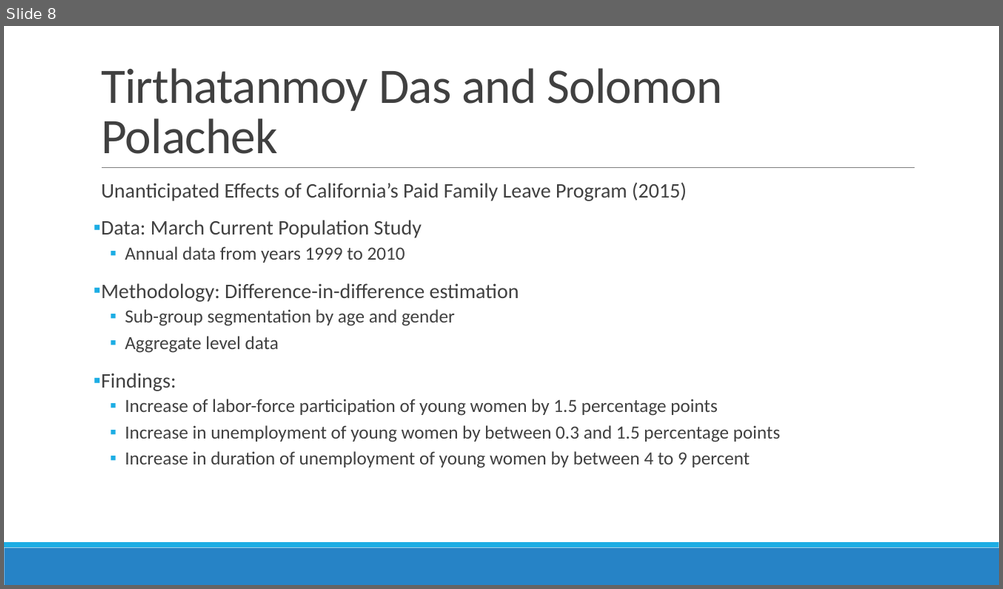
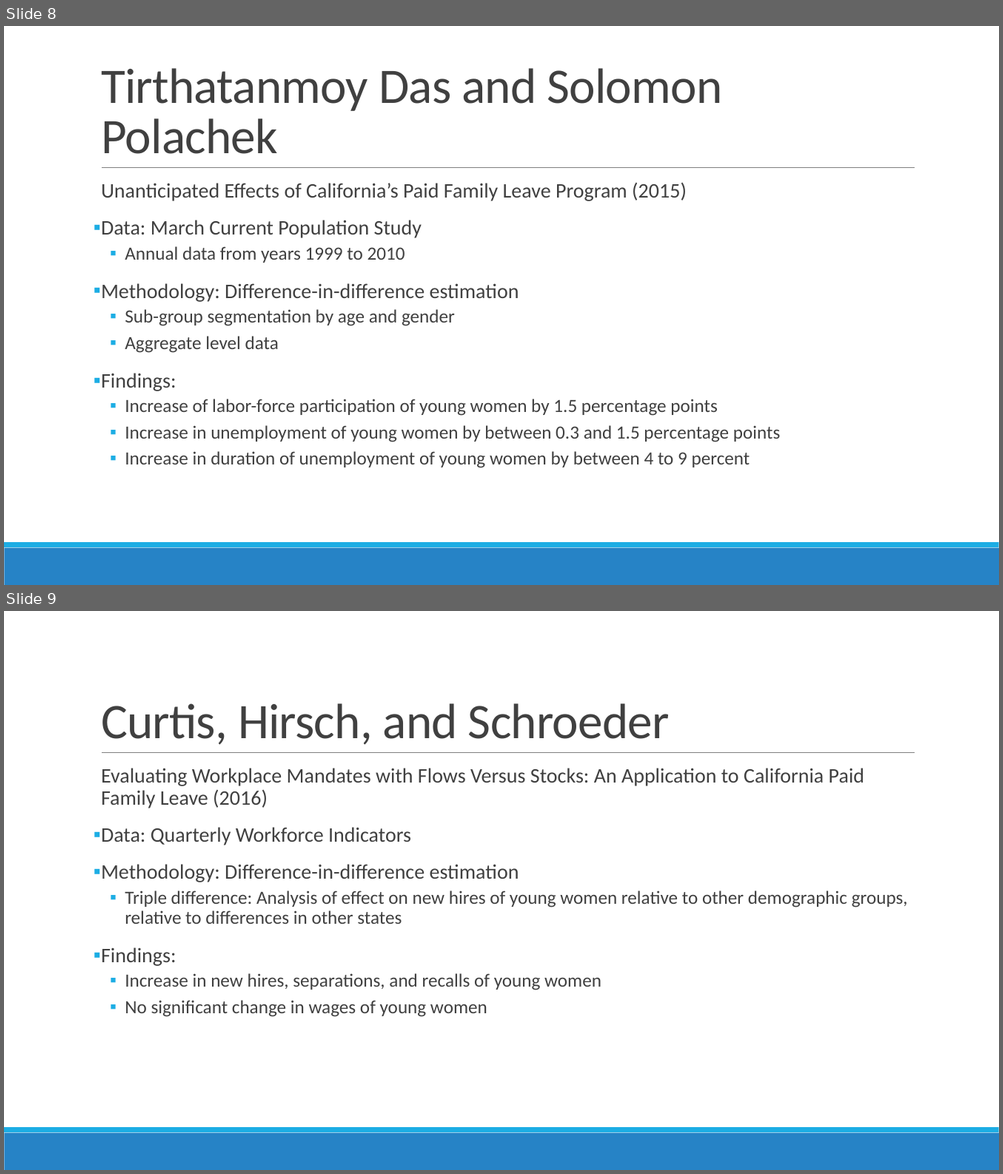
Before and after one commit to alexgoldsmith/Thesis, a slide deck: Thesis.pptx. Shown one above the other, each under a label of ours: slide 8 before the commit, slides 8 and 9 after it. The pictures are 1003x589 and 1003x1174 pixels, drawn with LibreOffice and Linux fonts; fonts in the diff are those of the drawing. Boxes give left, top, right and bottom in pixels: in the first picture for what was removed or moved away, otherwise in the second. Text is boxed around its words. In the diff, an @@ line names an element or a change of style, - is before the commit and + after.

```diff
--- a/Thesis.pptx
+++ b/Thesis.pptx
@@ slide 9 added at (4, 611, 999, 1170), background #FFFFFF; not listed: 3 template elements that a slide beside it also shows @@
@@ title added at (101, 703, 669, 745), 48 pt, text #404040 @@
+Curtis, Hirsch, and Schroeder
@@ text added at (101, 768, 908, 1017), 18 pt, text #404040 @@
+  Evaluating Workplace Mandates with Flows Versus Stocks: An Application to California Paid Family Leave (2016)
+▪ Data: Quarterly Workforce Indicators
+▪ Methodology: Difference-in-difference estimation
+  ▪ Triple difference: Analysis of effect on new hires of young women relative to other demographic groups, relative to differences in other states
+▪ Findings:
+  ▪ Increase in new hires, separations, and recalls of young women
+  ▪ No significant change in wages of young women
```
Also in this commit, not shown: 1 slide changed, 3 other slides added.
